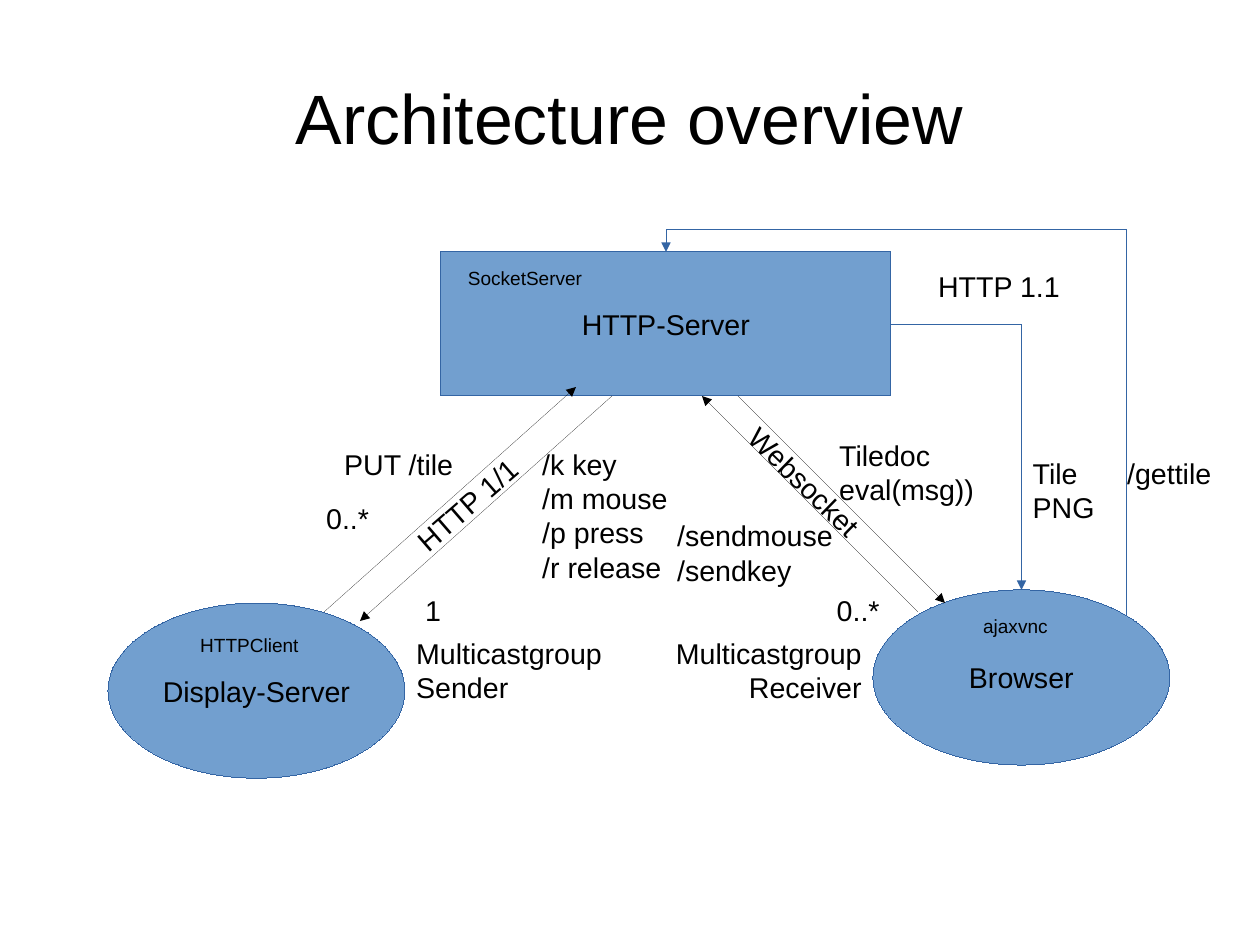
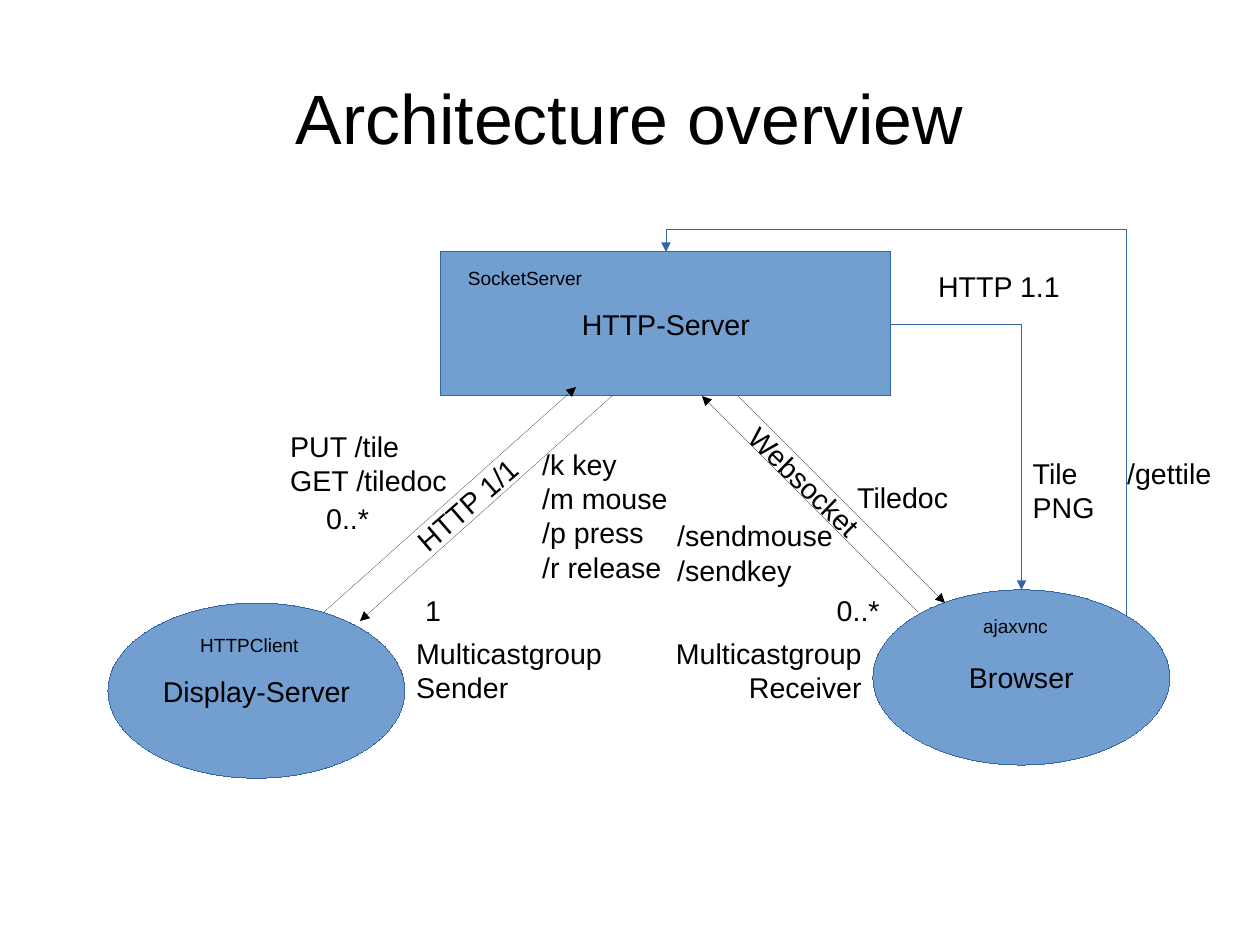
Before and after one commit to jbk123456/remotedesktop, a slide deck: slide 1 of RemoteDesktopOverview.odp. Drawn at 1260x945 pixels with LibreOffice and Linux fonts; fonts in the diff are those of the drawing. Boxes give left, top, right and bottom in pixels: in the first picture for what was removed or moved away, otherwise in the second. Text is boxed around its words. In the diff, an @@ line names an element or a change of style, - is before the commit and + after.

```diff
--- a/RemoteDesktopOverview.odp
+++ b/RemoteDesktopOverview.odp
@@ text at (290, 436, 446, 492): text changed @@
-PUT /tile
+PUT /tile
+GET /tiledoc
@@ text at (857, 487, 948, 509): text changed @@
-Tiledoc
-eval(msg))
+Tiledoc
```
Also in this commit, not shown: 19 other files.
